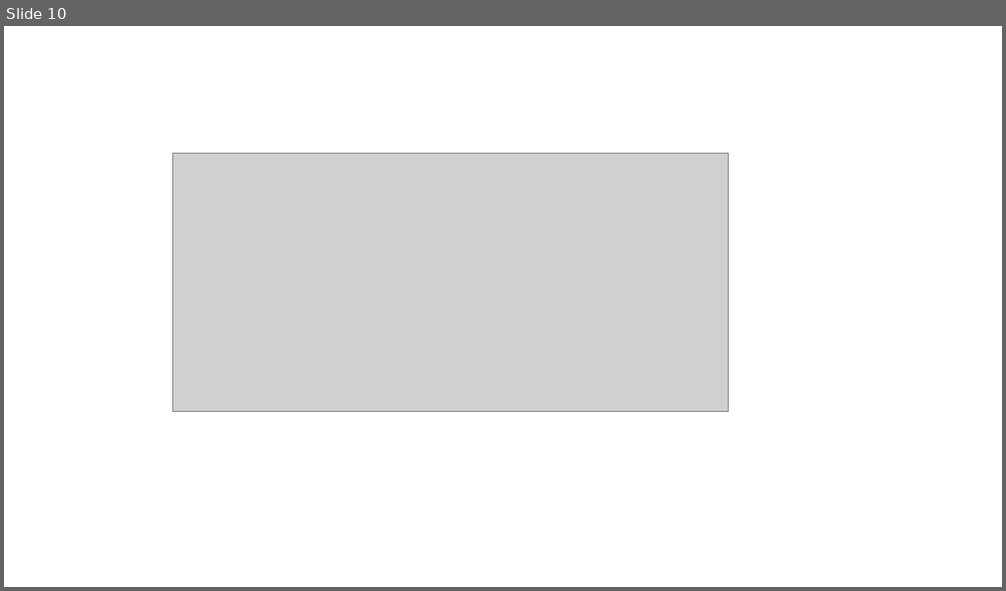
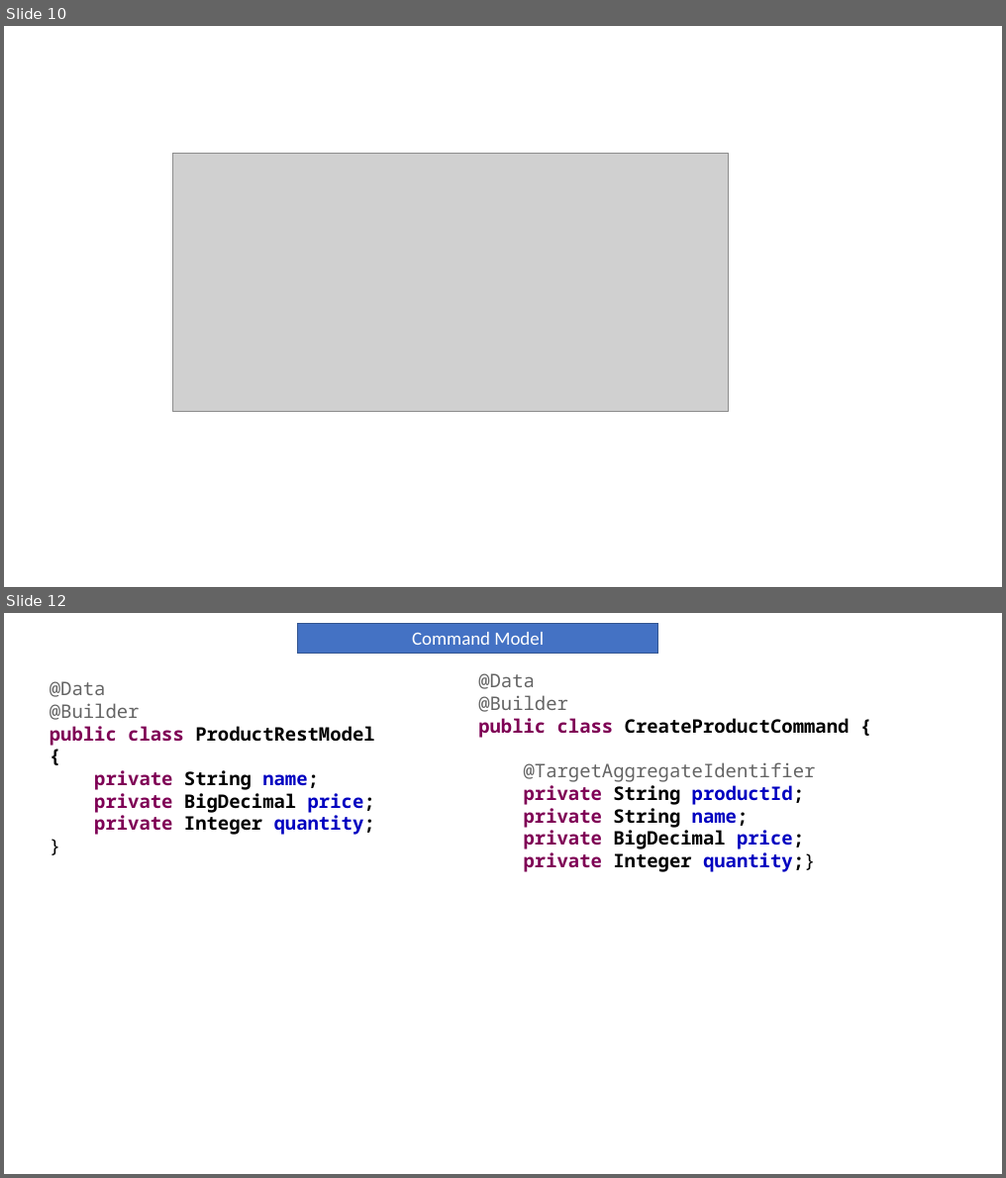
Before and after one commit to radhavkrishna1994/SB_MSA_May_2022, a slide deck: ppts/CQRS.pptx. Shown one above the other, each under a label of ours: slide 10 before the commit, slides 10 and 12 after it; the slides between them are not shown. The pictures are 1006x591 and 1006x1178 pixels, drawn with LibreOffice and Linux fonts; fonts in the diff are those of the drawing; grey boxes stand for pictures. Boxes give left, top, right and bottom in pixels: in the first picture for what was removed or moved away, otherwise in the second. Text is boxed around its words. In the diff, an @@ line names an element or a change of style, - is before the commit and + after.

```diff
--- a/ppts/CQRS.pptx
+++ b/ppts/CQRS.pptx
@@ slide 12 added at bbox=[4, 613, 1002, 1174], background #FFFFFF @@
@@ rectangle added at bbox=[298, 624, 658, 654], fill #4472C4, outline #325491 1 pt, 18 pt, text #FFFFFF @@
+Command Model
@@ text added at bbox=[50, 681, 375, 835], 18 pt, text #000000, bold @@
+@Data
+@Builder
+public class ProductRestModel {
+private String name;
+private BigDecimal price;
+private Integer quantity;
+}
@@ text added at bbox=[478, 673, 849, 872], 18 pt, text #000000, bold @@
+@Data
+@Builder
+public class CreateProductCommand {
+@TargetAggregateIdentifier
+private String productId;
+private String name;
+private BigDecimal price;
+private Integer quantity;}
```
Also in this commit, not shown: 1 slide changed, 4 other slides added, 19 other files.
